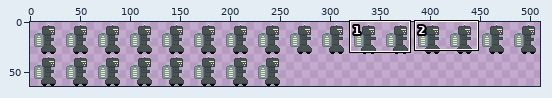
Sprite sheet: assets/images/characters/robot-idle.png. Above, an overview of the earlier version with the close-up marked.
Close-up. As it was:
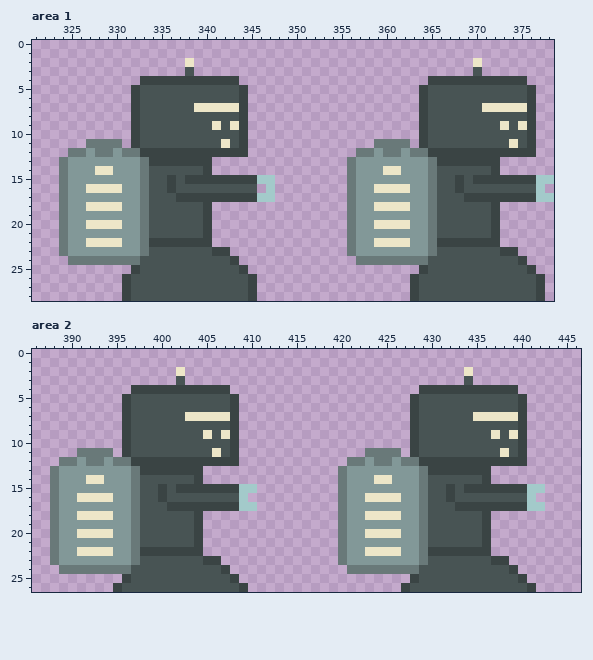
The file is 512x64 pixels. Shown: area 1: x 321..378, y 0..28; area 2: x 386..446, y 0..26. The wide view leaves out empty margins. The commit also changed other parts of the picture, which this record leaves out.
Once edited:
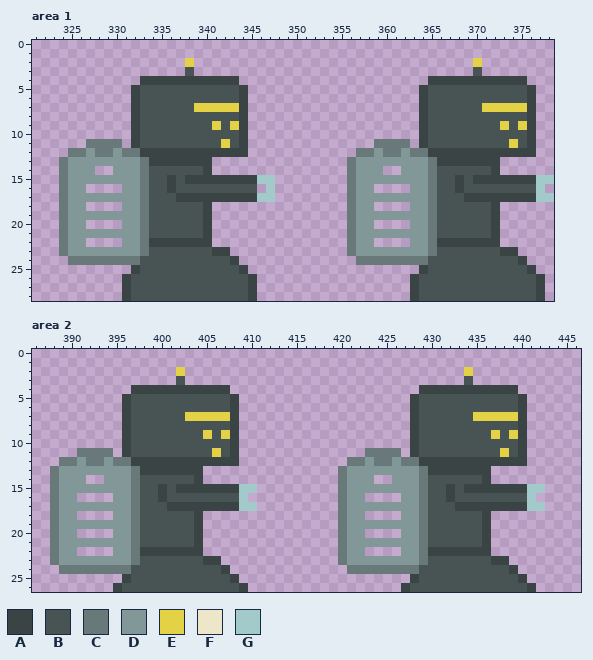
Palette (. is transparent): A #3a4444  B #485454  C #697979  D #829898  E #e3d245  F #ede6c8  G #a3caca
The exact change:
{"where": "area 1"}
{"y":2,"x":338,"old":"F","new":"E"}
{"y":2,"x":370,"old":"F","new":"E"}
{"y":7,"x":339,"old":"FFFFF","new":"EEEEE"}
{"y":7,"x":371,"old":"FFFFF","new":"EEEEE"}
{"y":9,"x":341,"old":"F","new":"E"}
{"y":9,"x":343,"old":"F","new":"E"}
{"y":9,"x":373,"old":"F","new":"E"}
{"y":9,"x":375,"old":"F","new":"E"}
{"y":11,"x":342,"old":"F","new":"E"}
{"y":11,"x":374,"old":"F","new":"E"}
{"y":14,"x":328,"old":"FF","new":".."}
{"y":14,"x":360,"old":"FF","new":".."}
{"y":16,"x":327,"old":"FFFF","new":"...."}
{"y":16,"x":359,"old":"FFFF","new":"...."}
{"y":18,"x":327,"old":"FFFF","new":"...."}
{"y":18,"x":359,"old":"FFFF","new":"...."}
{"y":20,"x":327,"old":"FFFF","new":"...."}
{"y":20,"x":359,"old":"FFFF","new":"...."}
{"y":22,"x":327,"old":"FFFF","new":"...."}
{"y":22,"x":359,"old":"FFFF","new":"...."}
{"where": "area 2"}
{"y":2,"x":402,"old":"F","new":"E"}
{"y":2,"x":434,"old":"F","new":"E"}
{"y":7,"x":403,"old":"FFFFF","new":"EEEEE"}
{"y":7,"x":435,"old":"FFFFF","new":"EEEEE"}
{"y":9,"x":405,"old":"F","new":"E"}
{"y":9,"x":407,"old":"F","new":"E"}
{"y":9,"x":437,"old":"F","new":"E"}
{"y":9,"x":439,"old":"F","new":"E"}
{"y":11,"x":406,"old":"F","new":"E"}
{"y":11,"x":438,"old":"F","new":"E"}
{"y":14,"x":392,"old":"FF","new":".."}
{"y":14,"x":424,"old":"FF","new":".."}
{"y":16,"x":391,"old":"FFFF","new":"...."}
{"y":16,"x":423,"old":"FFFF","new":"...."}
{"y":18,"x":391,"old":"FFFF","new":"...."}
{"y":18,"x":423,"old":"FFFF","new":"...."}
{"y":20,"x":391,"old":"FFFF","new":"...."}
{"y":20,"x":423,"old":"FFFF","new":"...."}
{"y":22,"x":391,"old":"FFFF","new":"...."}
{"y":22,"x":423,"old":"FFFF","new":"...."}
